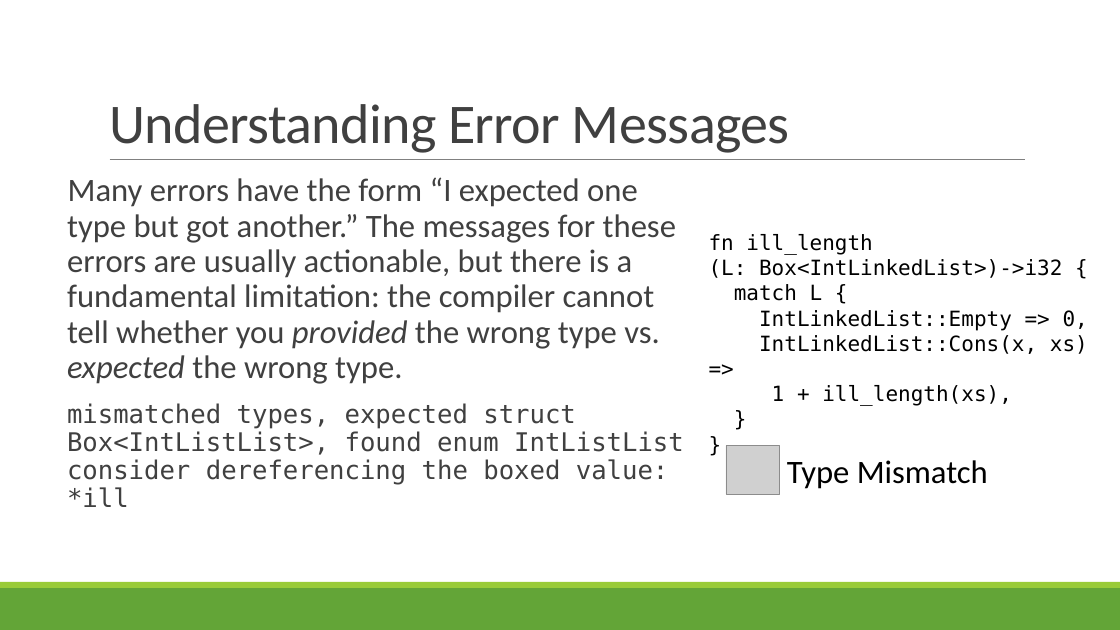
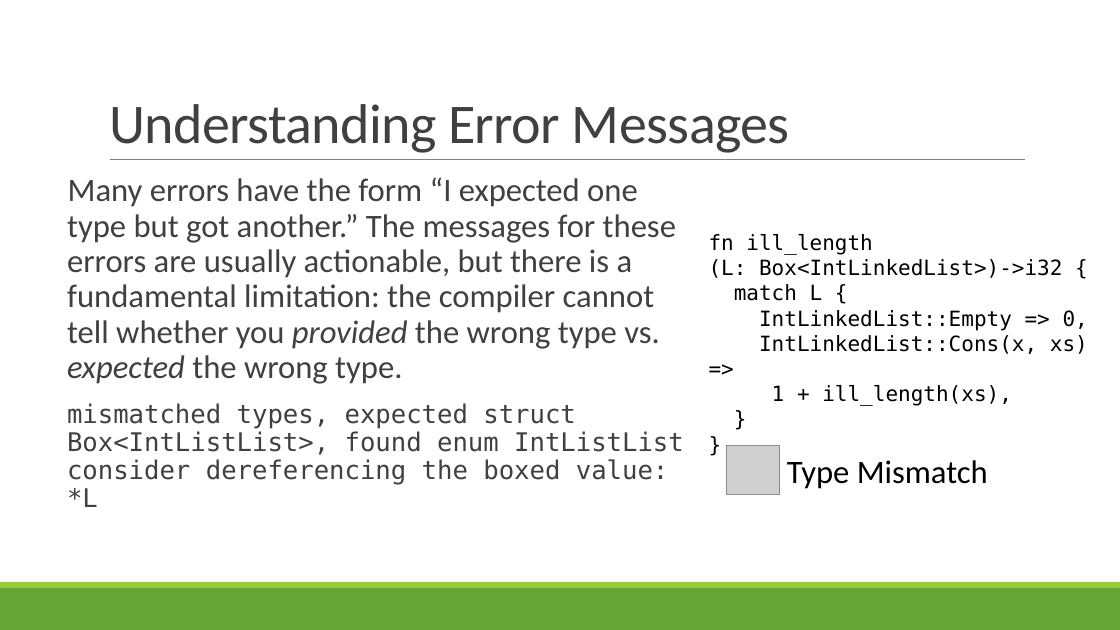
Before and after one commit to rbohrer/pl-course, a slide deck: slide 59 of LectureSlides/02Rust.pptx (slide 58 before the commit). Drawn at 1120x630 pixels with LibreOffice and Linux fonts; fonts in the diff are those of the drawing; grey boxes stand for pictures. Boxes give left, top, right and bottom in pixels: in the first picture for what was removed or moved away, otherwise in the second. Text is boxed around its words. In the diff, an @@ line names an element or a change of style, - is before the commit and + after.

```diff
--- a/LectureSlides/02Rust.pptx
+++ b/LectureSlides/02Rust.pptx
@@ text at [67,403,684,507]: text changed @@
-  mismatched types, expected struct Box<IntListList>, found enum IntListList
-  consider dereferencing the boxed value: *ill
+  mismatched types, expected struct Box<IntListList>, found enum IntListList
+  consider dereferencing the boxed value: *L
```
Also in this commit, not shown: 4 other slides changed, 1 slide added.
